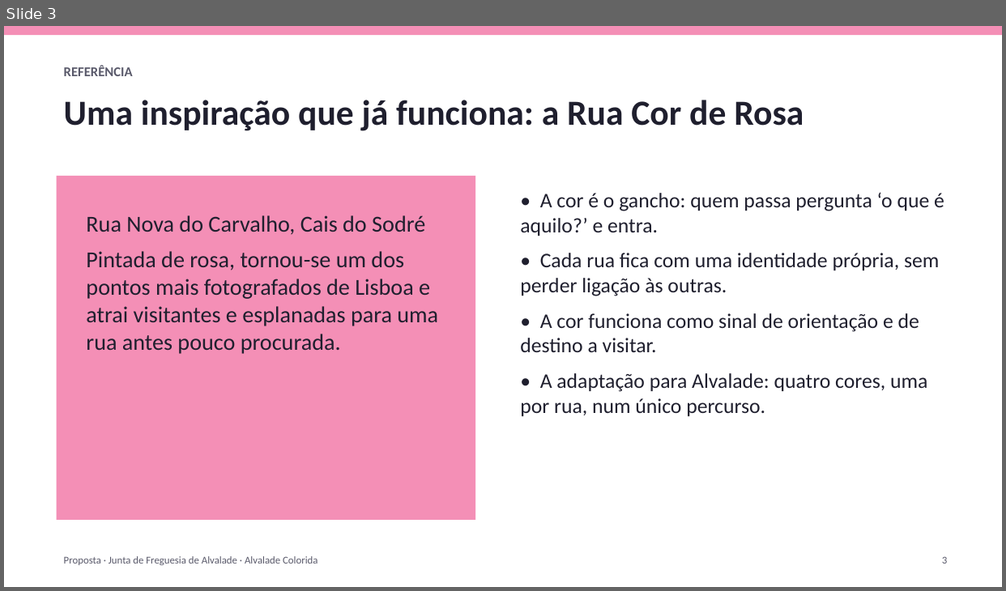
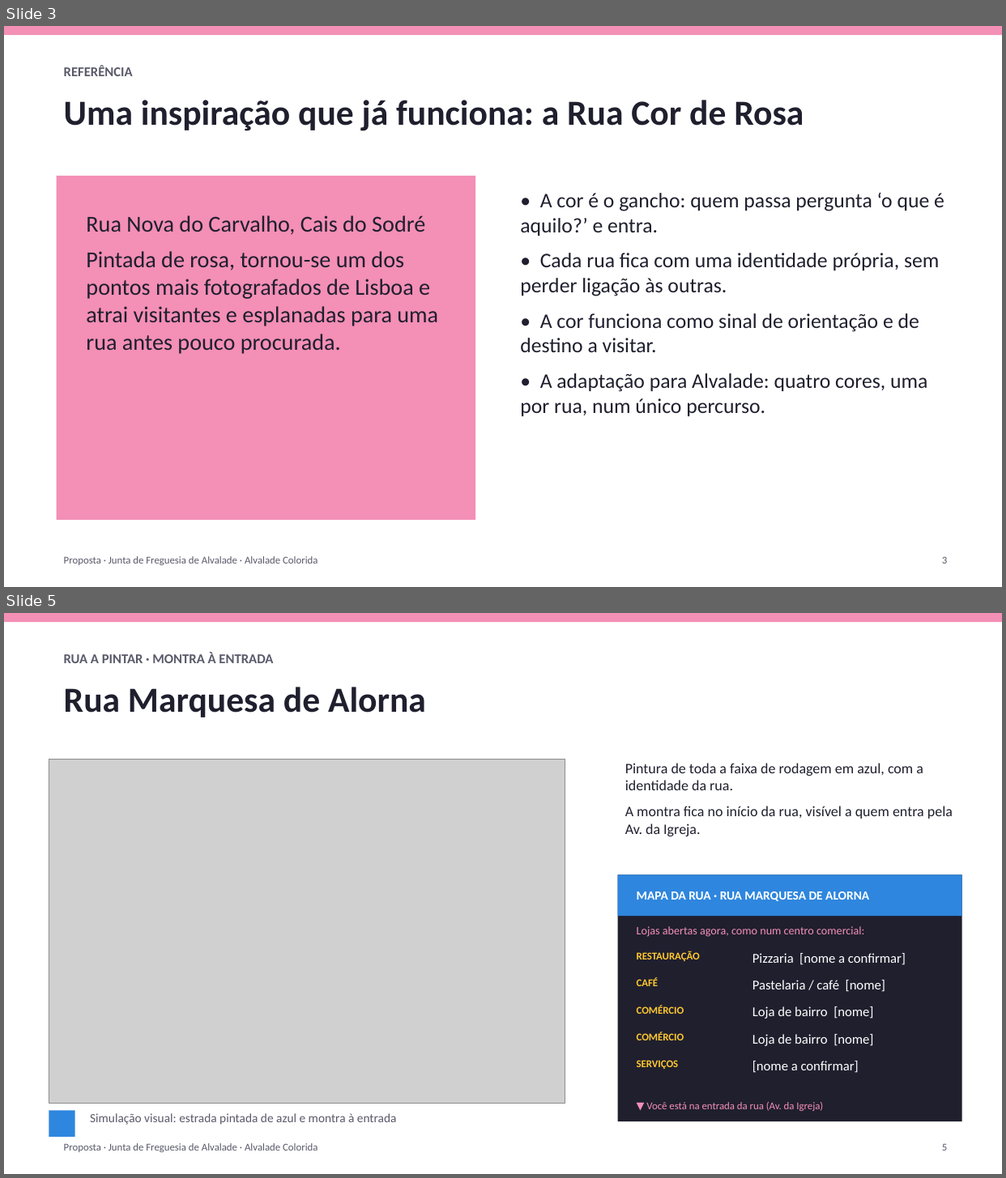
Before and after one commit to zavricardo-debug/travelsites, a slide deck: propostas/alvalade/Proposta_Alvalade_Colorida.pptx. Shown one above the other, each under a label of ours: slide 3 before the commit, slides 3 and 5 after it; the slides between them are not shown. The pictures are 1006x591 and 1006x1178 pixels, drawn with LibreOffice and Linux fonts; fonts in the diff are those of the drawing; grey boxes stand for pictures. Boxes give left, top, right and bottom in pixels: in the first picture for what was removed or moved away, otherwise in the second. Text is boxed around its words. In the diff, an @@ line names an element or a change of style, - is before the commit and + after.

Commit message:
Add painted-street mockups and street-entrance directory slides

```diff
--- a/propostas/alvalade/Proposta_Alvalade_Colorida.pptx
+++ b/propostas/alvalade/Proposta_Alvalade_Colorida.pptx
@@ slide 5 added at box(4, 613, 1002, 1174), background #FFFFFF @@
@@ rectangle added at box(4, 613, 1002, 622), fill #F48FB6 @@
@@ text added at box(64, 653, 273, 663), 13 pt, text #5A5A6B, bold @@
+RUA A PINTAR · MONTRA À ENTRADA
@@ text added at box(64, 687, 426, 717), 34 pt, text #1F1F2E, bold @@
+Rua Marquesa de Alorna
@@ picture added at box(49, 759, 565, 1103) @@
@@ text added at box(625, 763, 953, 837), 14 pt, text #1F1F2E @@
+Pintura de toda a faixa de rodagem em azul, com a identidade da rua.
+A montra fica no início da rua, visível a quem entra pela Av. da Igreja.
@@ rectangle added at box(618, 875, 962, 1122), fill #1F1F2E @@
@@ rectangle added at box(618, 875, 962, 916), fill #2E86DE @@
@@ text added at box(637, 892, 869, 901), 12 pt, text #FFFFFF, bold @@
+MAPA DA RUA · RUA MARQUESA DE ALORNA
@@ text added at box(637, 926, 864, 937), 11 pt, text #F48FB6 @@
+Lojas abertas agora, como num centro comercial:
@@ text added at box(637, 951, 700, 961), 10 pt, text #FFC82E, bold @@
+RESTAURAÇÃO
@@ text added at box(752, 953, 906, 965), 13 pt, text #FFFFFF @@
+Pizzaria [nome a confirmar]
@@ text added at box(637, 978, 658, 986), 10 pt, text #FFC82E, bold @@
+CAFÉ
@@ text added at box(752, 980, 885, 992), 13 pt, text #FFFFFF @@
+Pastelaria / café [nome]
@@ text added at box(637, 1005, 684, 1014), 10 pt, text #FFC82E, bold @@
+COMÉRCIO
@@ text added at box(752, 1007, 873, 1019), 13 pt, text #FFFFFF @@
+Loja de bairro [nome]
@@ text added at box(637, 1032, 684, 1041), 10 pt, text #FFC82E, bold @@
+COMÉRCIO
@@ text added at box(752, 1034, 873, 1046), 13 pt, text #FFFFFF @@
+Loja de bairro [nome]
@@ text added at box(637, 1060, 679, 1069), 10 pt, text #FFC82E, bold @@
+SERVIÇOS
@@ text added at box(752, 1061, 859, 1073), 13 pt, text #FFFFFF @@
+[nome a confirmar]
@@ rectangle added at box(49, 1111, 75, 1137), fill #2E86DE @@
@@ text added at box(90, 1114, 397, 1125), 12 pt, text #5A5A6B @@
+Simulação visual: estrada pintada de azul e montra à entrada
@@ text added at box(646, 1102, 823, 1111), 10 pt, text #F48FB6 @@
+▼ Você está na entrada da rua (Av. da Igreja)
@@ text added at box(64, 1144, 317, 1152), 10 pt, text #5A5A6B @@
+Proposta · Junta de Freguesia de Alvalade · Alvalade Colorida
@@ text added at box(942, 1144, 947, 1151), 10 pt, text #5A5A6B @@
+5
```
Also in this commit, not shown: 7 slides changed, 3 other slides added, 5 other files.
